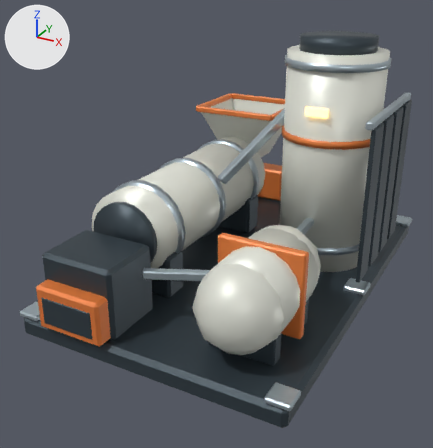
The glTF model lunar-art-test/game/assets/processor.glb as it was, and as the next commit left it.
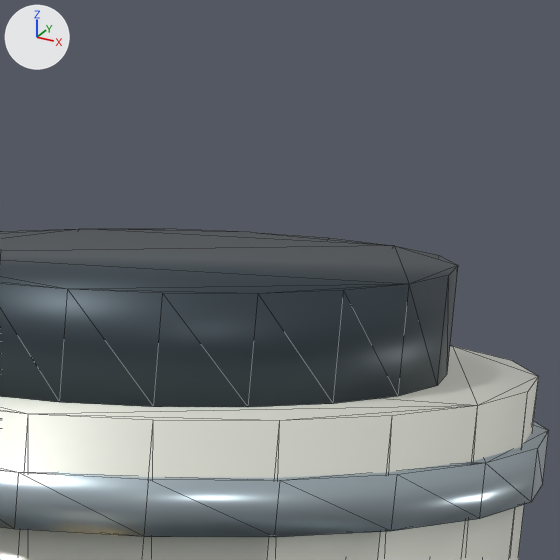
There are two pictures of each version: one whole from a 50 mm lens placed at (3.696, -7.689, 4.666), pointed at (-0.229, -0.554, 1.099), one close up on the part from 73% to 91% of the width and 0% to 17% of the height. Lighting does not change. The marker at upper left points along +X, +Y and +Z. The last two pictures show the newer version. The close-ups show mesh edges as thin lines. Vertices at exactly the same position are counted once.

Before the edit, the objects in view are built like this:
```python
me_cube_077 = bpy.data.meshes.new('Cube.077')
me_cube_077.from_pydata(...)  # 368 vertices, 680 faces; spans x -1.92..1.92, y -3.02..3.01, z 0.0..3.7
me_cube_077.materials.append(mat_lunar___graphite_structure)  # greyish blue #3c4850
me_cube_078 = bpy.data.meshes.new('Cube.078')
me_cube_078.from_pydata(...)  # 440 vertices, 820 faces; spans x -1.96..1.96, y -2.91..2.91, z 0.28..3.4
me_cube_078.materials.append(mat_lunar___brushed_stainless)  # pale blue #b8c7ce
me_feed_hopper = bpy.data.meshes.new('Feed hopper')
me_feed_hopper.from_pydata(...)  # 248 vertices, 468 faces; spans x -1.7..1.67, y -2.87..2.72, z 0.3..3.5
me_feed_hopper.materials.append(mat_lunar___ceramic_ivory)  # white #e5e6db
ob_processor_dark = bpy.data.objects.new('processor_dark', me_cube_077)
ob_processor_dark.location = (0.0, 0.0, 0.0)
ob_processor_ivory = bpy.data.objects.new('processor_ivory', me_feed_hopper)
ob_processor_ivory.location = (0.0, 0.0, 0.0)
ob_processor_metal = bpy.data.objects.new('processor_metal', me_cube_078)
ob_processor_metal.location = (0.0, 0.0, 0.0)
```
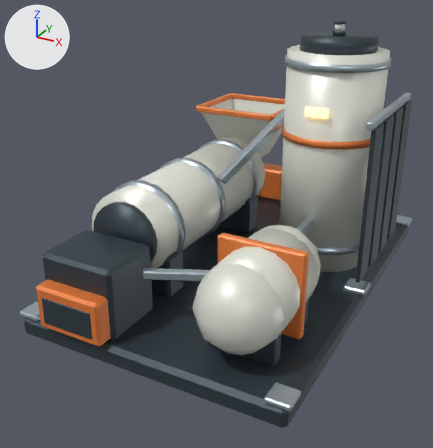
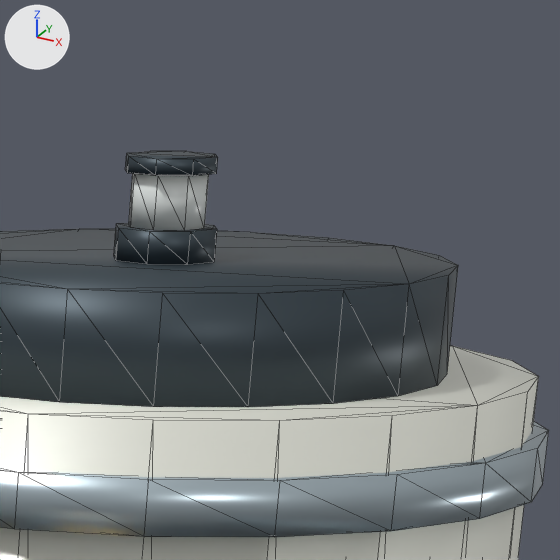
Changed parts and their boxes [x1, y1, x2, y2] in the close-ups (560 x 560 px):
```json
{"object": "processor_dark", "change": "reshaped", "before": [0, 229, 458, 407], "after": [0, 151, 458, 407]}
{"object": "Lamp.001", "change": "added", "after": [129, 174, 209, 231]}
{"part": 1, "of": "me_cube_077", "change": "added", "after": [114, 223, 217, 265]}
{"part": 2, "of": "me_cube_077", "change": "added", "after": [125, 151, 218, 176]}
```

Edits to the scene script, one JSON object a line:
```json
{"op": "add", "block": "mat_lunar___status_lamp", "code": ["mat_lunar___status_lamp = principled_material('Lunar • status lamp')", "mat_lunar___status_lamp.base_color = (0.86, 0.9, 0.88)  # white #eff3f1", "mat_lunar___status_lamp.roughness = 0.3"]}
{"block": "me_cube_077", "where": "# used by ob_processor_dark; location = (0.0, 0.0, 0.0)"}
{"op": "remove", "block": "me_cube_077", "code": "me_cube_077.from_pydata(...)  # 368 vertices, 680 faces; spans x -1.92..1.92, y -3.02..3.01, z 0.0..3.7"}
{"op": "add", "block": "me_cube_077", "code": "me_cube_077.from_pydata(...)  # 400 vertices, 736 faces; spans x -1.92..1.92, y -3.02..3.01, z 0.0..3.89"}
{"block": "me_cube_077", "change": "me_cube_077 part 1: a new loose piece, an 8-sided cylinder along z spanning x 0.85..1.05, y 0.8..1.0, z 3.7..3.76, in mat_lunar___graphite_structure (greyish blue #3c4850)"}
{"block": "me_cube_077", "change": "me_cube_077 part 2: a new loose piece, an 8-sided cylinder along z spanning x 0.86..1.04, y 0.81..0.99, z 3.86..3.89, in mat_lunar___graphite_structure (greyish blue #3c4850)"}
{"op": "add", "block": "me_cylinder_064", "code": ["me_cylinder_064 = bpy.data.meshes.new('Cylinder.064')", "me_cylinder_064.from_pydata(...)  # an 8-sided cylinder along z spanning x 0.875..1.025, y 0.825..0.975, z 3.76..3.86", "me_cylinder_064.materials.append(mat_lunar___status_lamp)  # white #eff3f1"]}
{"op": "add", "block": "ob_lamp_001", "code": ["ob_lamp_001 = bpy.data.objects.new('Lamp.001', me_cylinder_064)", "ob_lamp_001.location = (0.0, 0.0, 0.0)"]}
```
